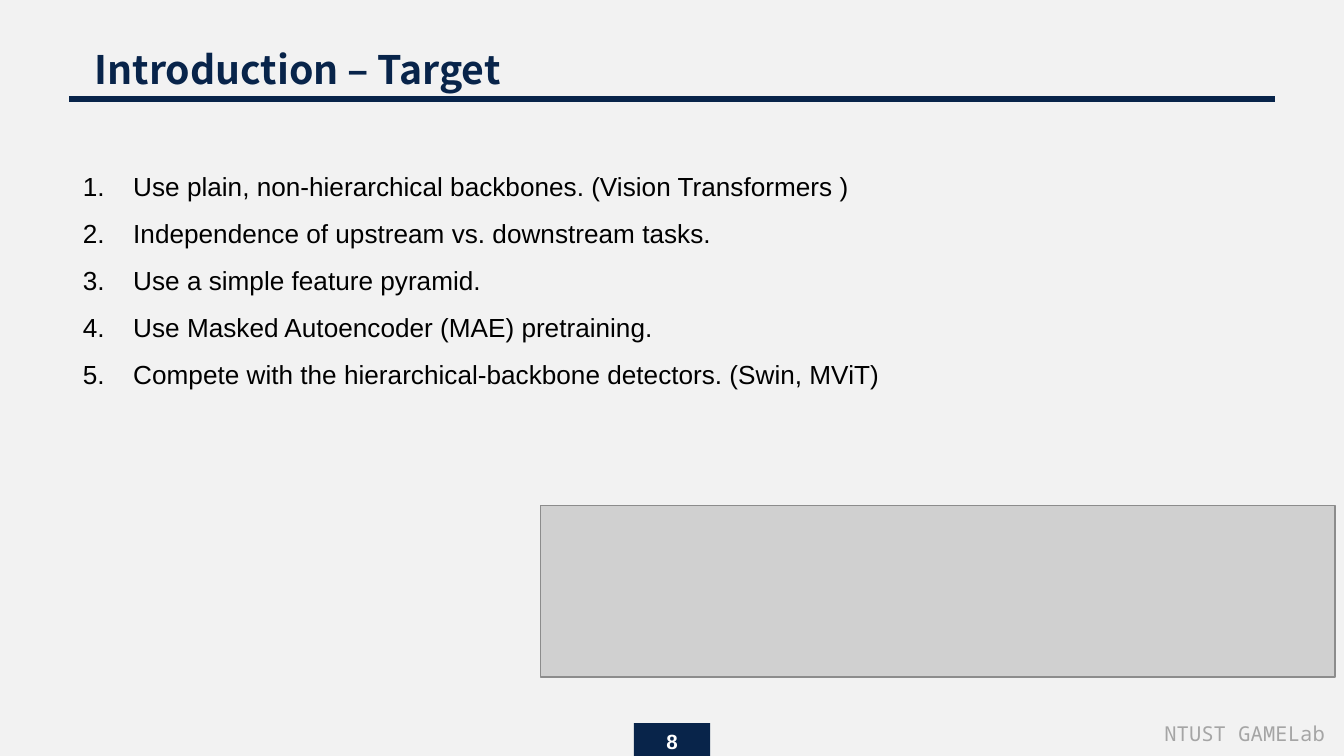
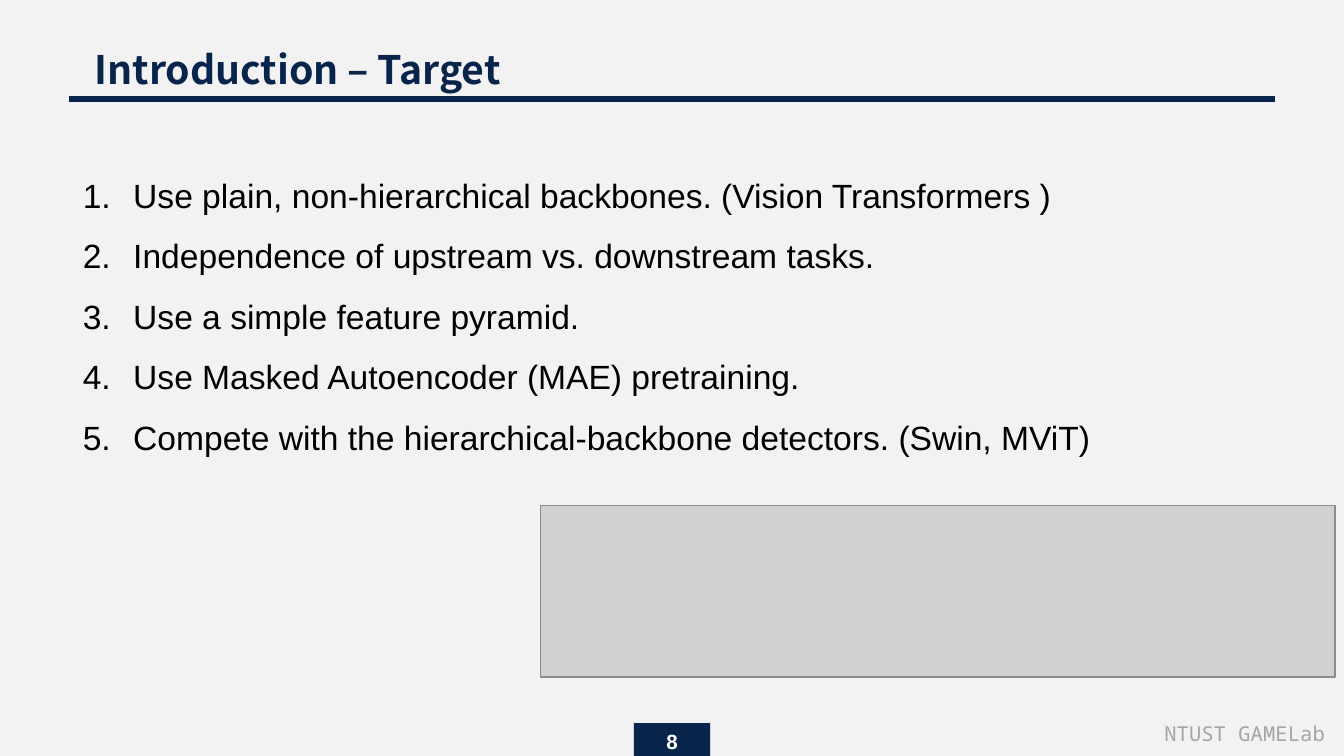
Before and after one commit to endman100/paper-, a slide deck: slide 8 of Exploring Plain Vision Transformer Backbones for Object Detection_M11015039.pptx. Drawn at 1344x756 pixels with LibreOffice and Linux fonts; fonts in the diff are those of the drawing; grey boxes stand for pictures. Boxes give left, top, right and bottom in pixels: in the first picture for what was removed or moved away, otherwise in the second. Text is boxed around its words. In the diff, an @@ line names an element or a change of style, - is before the commit and + after.

Commit message:
123

```diff
--- a/Exploring Plain Vision Transformer Backbones for Object Detection_M11015039.pptx
+++ b/Exploring Plain Vision Transformer Backbones for Object Detection_M11015039.pptx
@@ text "Use plain, non-hierarchical backbones. (Vision ..." at bbox=[133, 183, 1090, 456]: size 14 to 18 pt @@
```
Also in this commit, not shown: 1 other slide changed.
